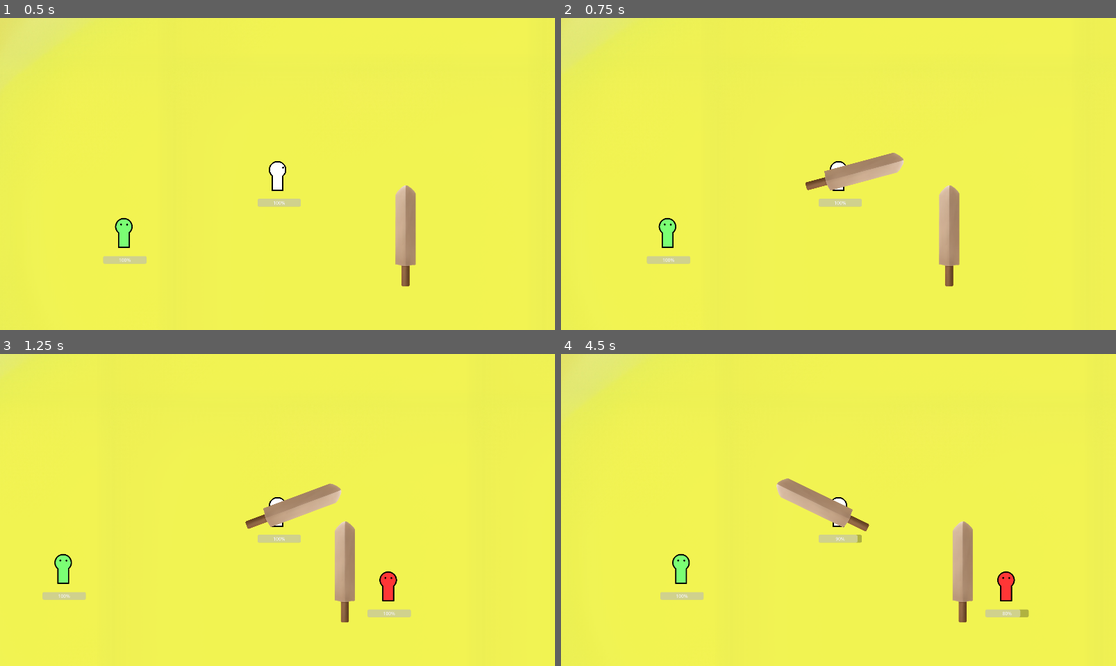
Above: before the commit, frames 1-4 (two rows, left to right).
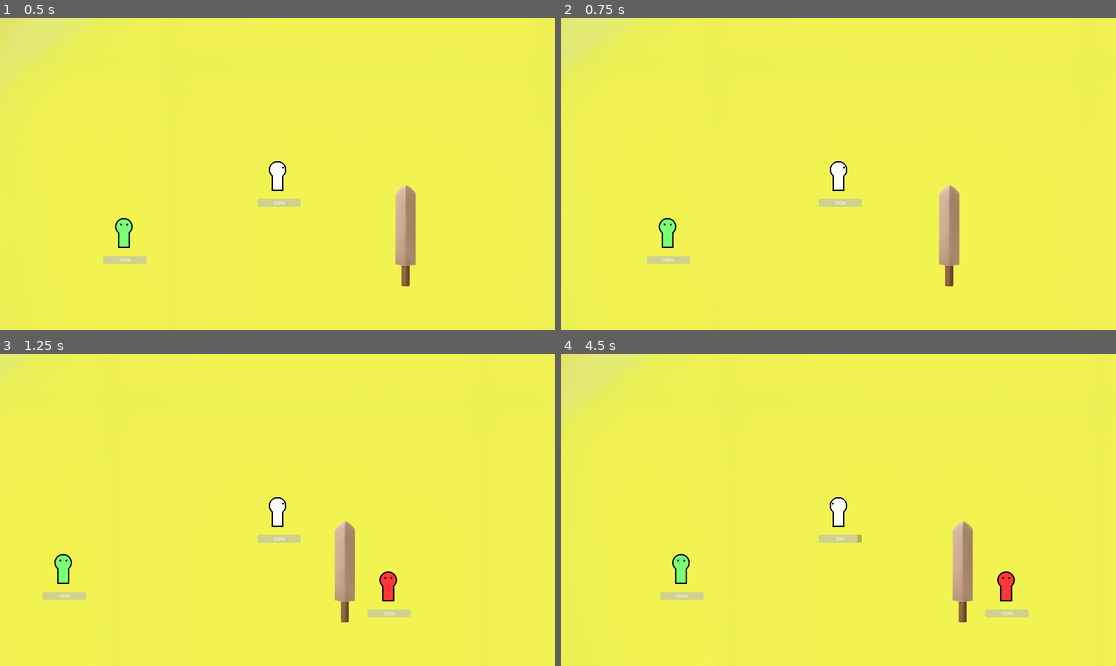
Above: after the commit, the same moments.

Repository: CAHTA123/Light-in-the-Dark
Game: Godot game, scene res://scenes/Game/game.tscn
Two runs of this game, one before a commit and one after it. Both use one fixed random seed, a clock stepped at 60 frames per second and the inputs below.
Inputs (mouse positions are in pixels of both pictures, inside the frame that each line leads up to):
- Up to frame 1 (0.5 s): no input
- Up to frame 2 (0.75 s): tap Enter at 0.5 s; move the mouse to (960, 158) at 0.52 s; press the mouse at (960, 158) at 0.53 s; hold Right (ui_right) from 0.53 s (still down)
- Up to frame 3 (1.25 s): keep holding Right (ui_right); right-click (399, 494) at 0.8 s
- Up to frame 4 (4.5 s): move the mouse to (727, 525) at 1.27 s; release Right (ui_right) at 1.28 s; release the mouse at (727, 525) at 1.28 s; hold Down (ui_down) 1.28-2.03 s; right-click (727, 525) at 1.35 s; click (727, 525) at 1.55 s; move the mouse to (894, 441) at 2.02 s; press the mouse at (894, 441) at 2.03 s; hold Right (ui_right) 2.03-2.78 s; right-click (894, 441) at 2.3 s; move the mouse to (810, 572) at 2.77 s; release the mouse at (810, 572) at 2.78 s; hold Up (ui_up) 2.78-3.53 s; right-click (810, 572) at 2.85 s; click (810, 572) at 3.05 s; move the mouse to (1005, 556) at 3.52 s; hold Right mouse button (block) 3.53-4.28 s; hold Left (ui_left) from 3.53 s (still down); tap Shift (dash) at 3.6 s; move the mouse to (672, 463) at 4.27 s; click (672, 463) at 4.35 s

Frame 1 is identical in both runs. In frame 2, 1.0% of the frame differs, in the area x 44-62%, y 43-56%; in frame 3, 1.0%; in frame 4, 1.1%, in the area x 38-85%, y 39-85%.

Commit message:
.

Diff:
--- a/scenes/Player/shoot.gd
+++ b/scenes/Player/shoot.gd
@@ -3,14 +3,23 @@
 @onready var body = $".."
 @onready var weapon = $"../Skin/Weapon"
 @onready var anim = $"../Anim"
+@onready var skin = $"../Skin/Weapon/shape/Skin"
 
 var attack_cooldown: float = 0.5
 var can_attack: bool = true
 
 func _process(delta):
-	print(can_attack)
 	if Input.is_action_pressed("attack") and can_attack:
+		skin.texture = load("res://sprites/weapon/sword/S1.png")
 		attack()
+
+	if Input.is_action_pressed("block"):
+		skin.texture = load("res://sprites/weapon/shield/SH1.png")
+		weapon.visible = true
+		body.isBlocking = false
+	else:
+		weapon.visible = false
+		body.isBlocking = true
 
 func attack():
 	can_attack = false
--- a/scenes/body/body.gd
+++ b/scenes/body/body.gd
@@ -10,5 +10,5 @@
 var destroy = false
 var center = null
 var item_drop = "res://sprites/items/polarbombpotion.png"
-
+var isBlocking
 var take_push_time: float = 0.4
--- a/scenes/body/body.tscn
+++ b/scenes/body/body.tscn
@@ -22,6 +22,7 @@
 
 [node name="Weapon" type="Node2D" parent="Skin"]
 visible = false
+scale = Vector2(0.5, 0.5)
 script = ExtResource("1_swr57")
 
 [node name="shape" type="Area2D" parent="Skin/Weapon"]
--- a/scenes/body/take_damage.gd
+++ b/scenes/body/take_damage.gd
@@ -1,7 +1,7 @@
 extends Node2D
 
 @onready var body = $".."
-var isBlocking
+
 var can = 0
 
 func _ready():
@@ -12,13 +12,10 @@
 	if body.take_damage > can:
 		can = body.take_damage
 		take()
-	if Input.is_action_pressed("block"):
-		isBlocking = false
-	else:
-		isBlocking = true
+
 
 func take():
-	if isBlocking:
+	if body.isBlocking:
 		body.hp -= body.take_damage
 	var HP = (body.hp / body.max_hp) * 100
 	body.hp_bar.value = HP
@@ -26,7 +23,3 @@
 		body.destroy = true
 	body.take_damage = 0
 	can = body.take_damage
-
-func _on_Blocker_body_entered(body):
-	if isBlocking and body.has_method("take_damage") and body.is_in_group("enemy"):
-		body.take_damage(0)
Binary file added: sprites/weapon/shield/SH1.png
Not shown, changed: sprites/weapon/shield/SH1.png.import
Binary file added: sprites/weapon/shield/SH2.png
Not shown, changed: sprites/weapon/shield/SH2.png.import
Binary file added: sprites/weapon/shield/SH3.png
Not shown, changed: sprites/weapon/shield/SH3.png.import
Binary file removed: sprites/weapon/shield/Shield_1/1.png
Not shown, removed: sprites/weapon/shield/Shield_1/1.png.import
Binary file removed: sprites/weapon/shield/Shield_1/2.png
Binary file removed: sprites/weapon/shield/Shield_1/3.png
Not shown, removed: sprites/weapon/shield/Shield_1/3.png.import
Binary file removed: sprites/weapon/shield/Shield_1/4.png
(and 79 more such lines)
